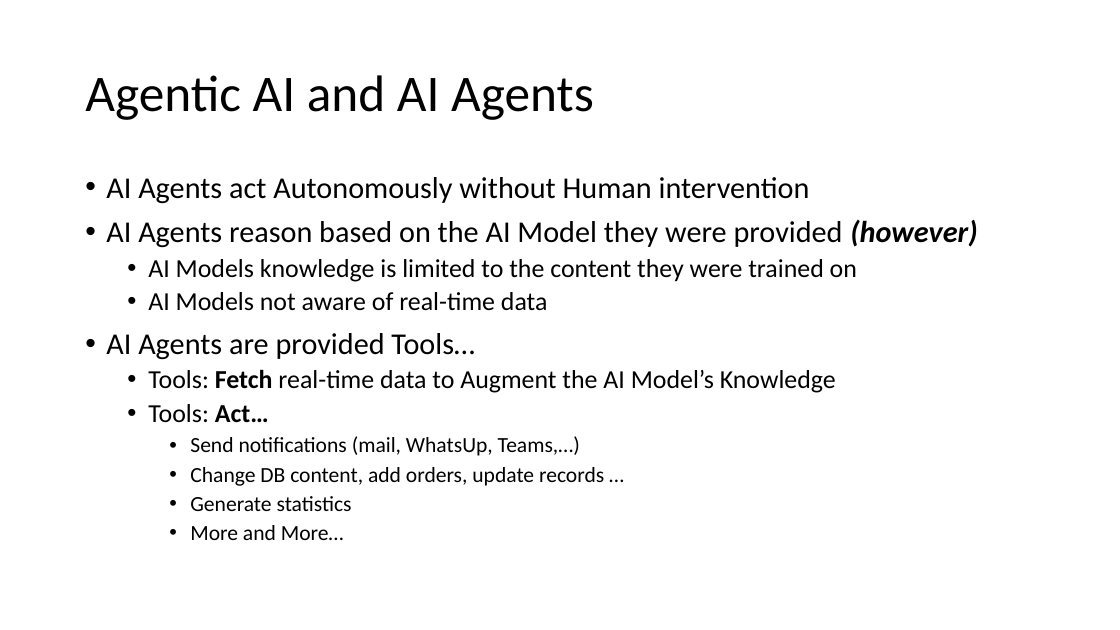
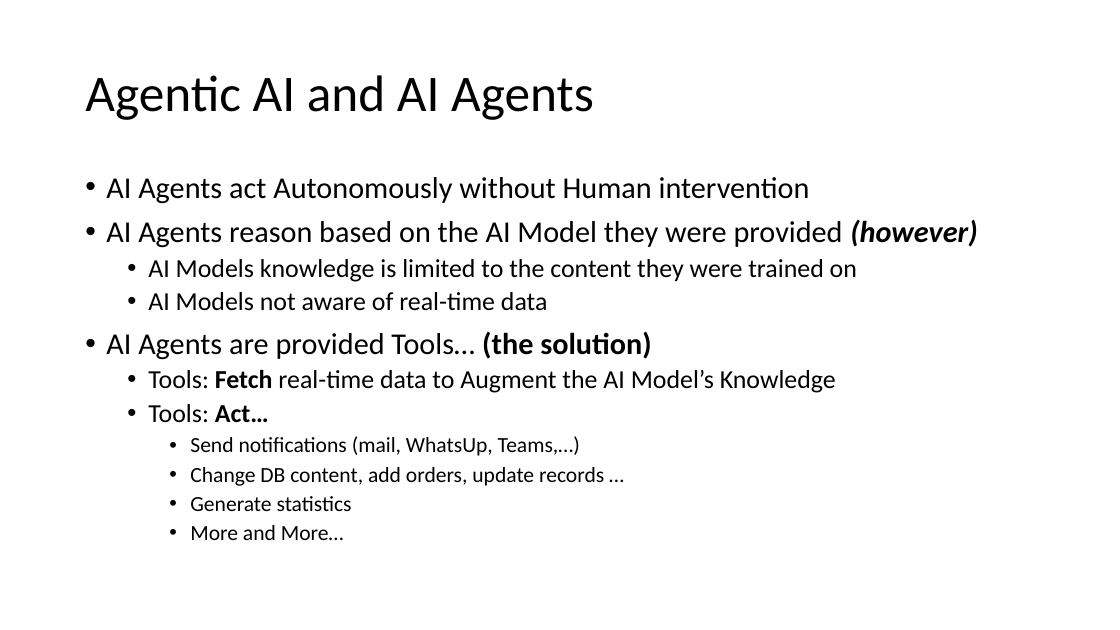
Before and after one commit to agilesolutions/agilesolutions.github.io, a slide deck: slide 3 of ppt/ai-trader.pptx. Drawn at 1120x630 pixels with LibreOffice and Linux fonts; fonts in the diff are those of the drawing. Boxes give left, top, right and bottom in pixels: in the first picture for what was removed or moved away, otherwise in the second. Text is boxed around its words. In the diff, an @@ line names an element or a change of style, - is before the commit and + after.

Commit message:
AI trader

```diff
--- a/ppt/ai-trader.pptx
+++ b/ppt/ai-trader.pptx
@@ text at [106,331,651,360]: text changed @@
-• AI Agents are provided Tools…
+• AI Agents are provided Tools… (the solution)
```
